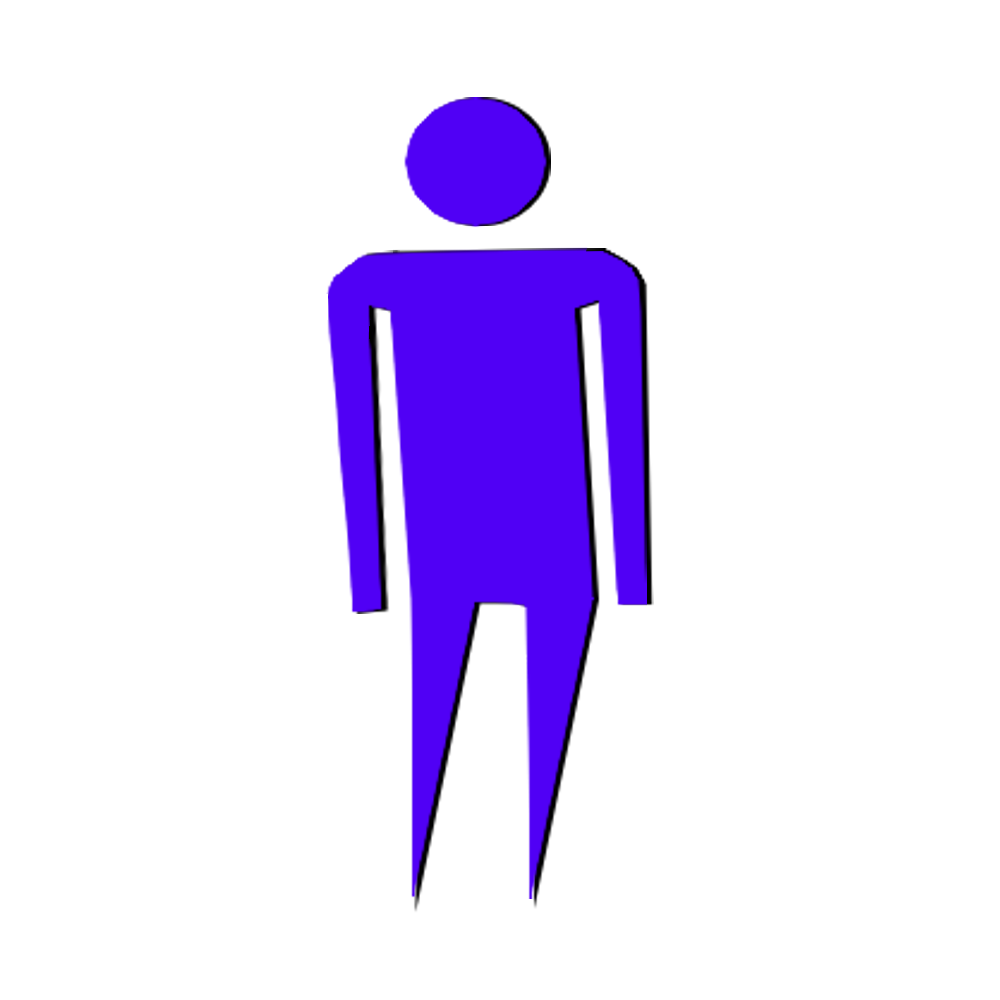
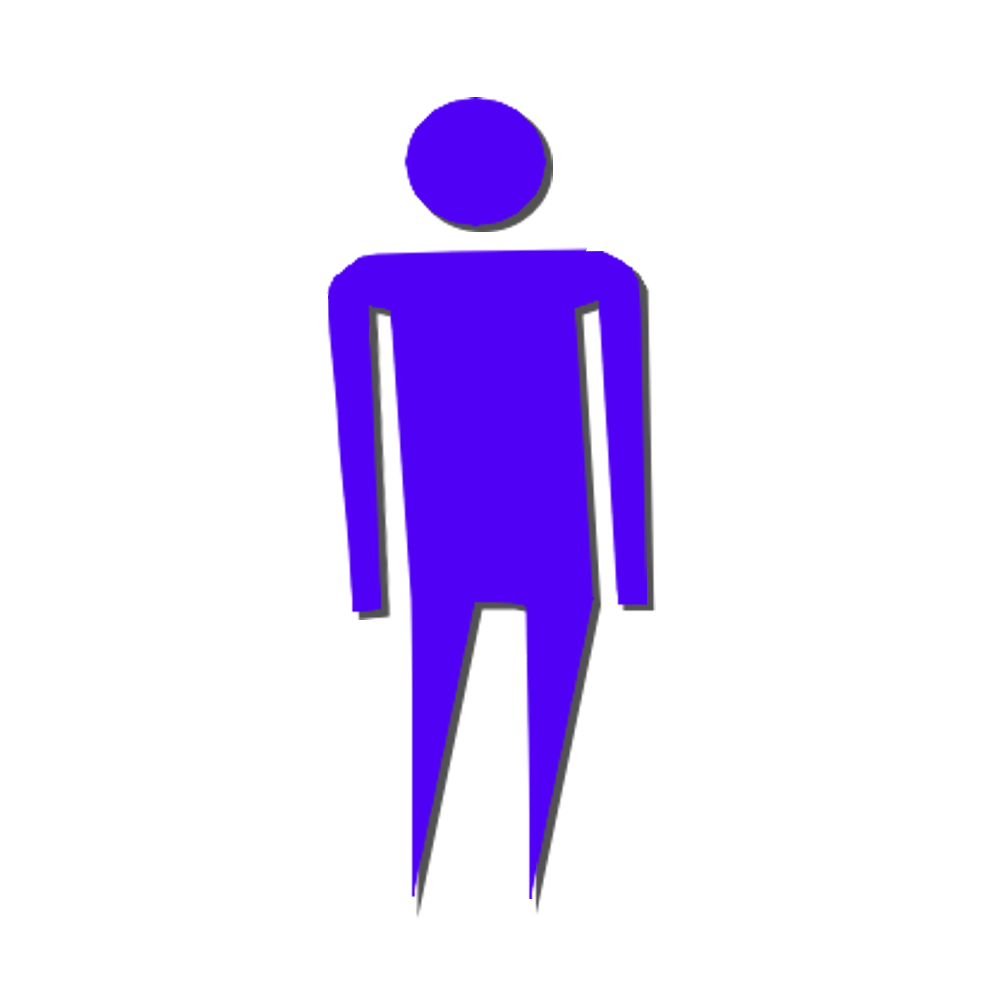
Comparing the layer stacks of the two 1000 x 1000 images. Changes:
painted on "Pintar camada 4" over [328, 97, 656, 918]
"Agrupar 3": opacity 100% → 68% over [328, 97, 656, 918]
painted on "Pintar camada 2" over [386, 97, 642, 320]
painted on "Pintar camada 1" (1st of 2, in "Magreza" › "Agrupar 3") over [328, 194, 514, 704]
painted on "Pintar camada 1" (2nd of 2, in "Magreza" › "Agrupar 3") over [386, 192, 656, 918]
